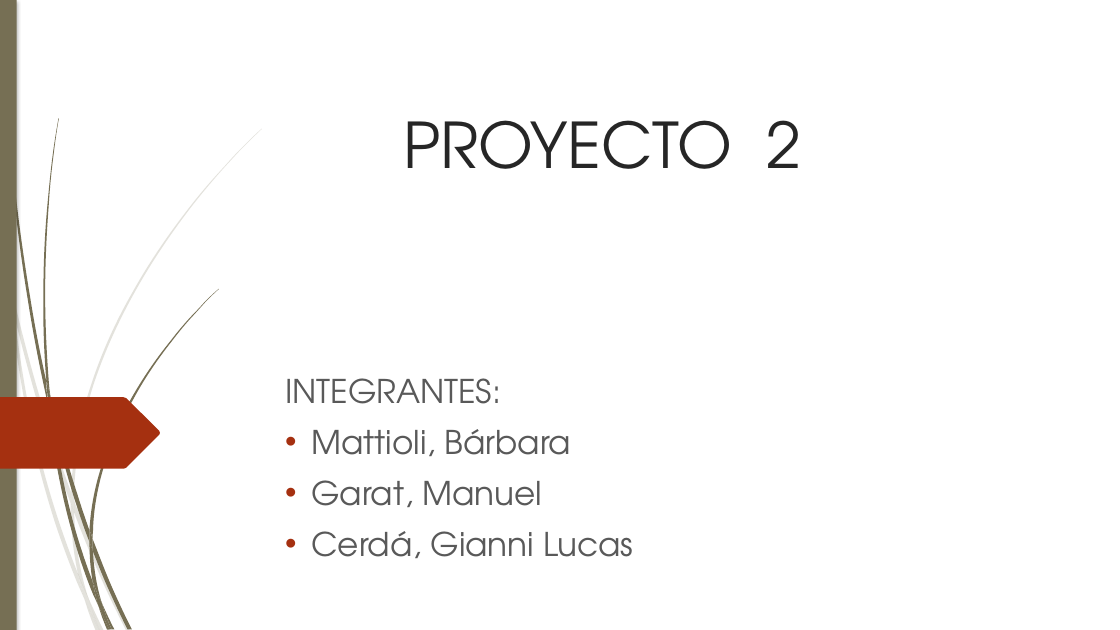
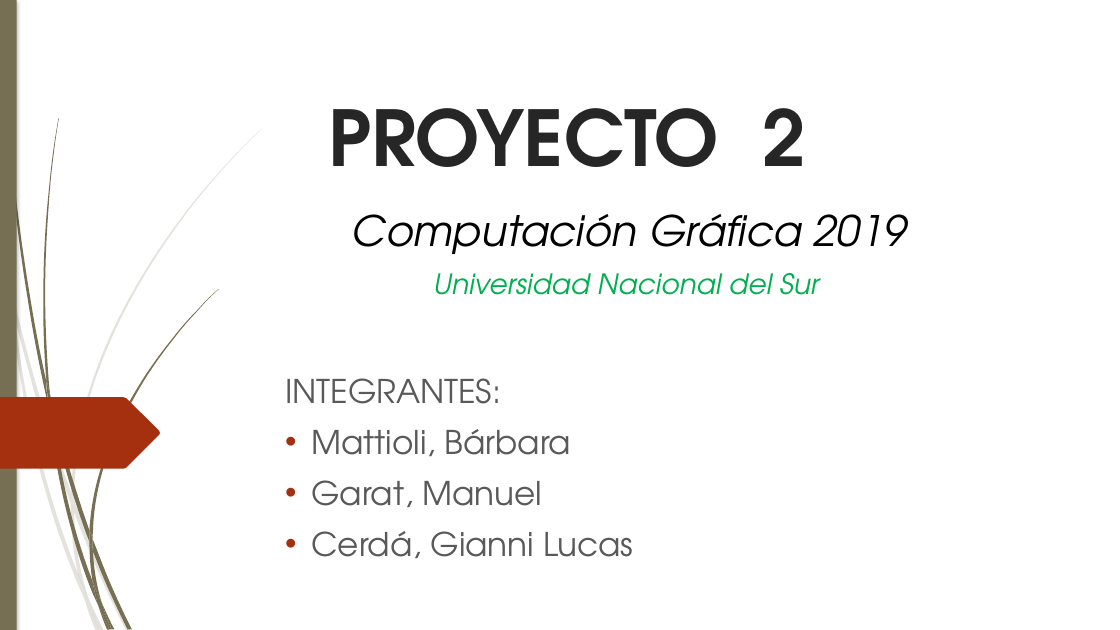
Before and after one commit to Barbmatt/Proyecto2, a slide deck: slide 1 of Presentación/Presentacion Proyecto 2 - editada.pptx. Drawn at 1120x630 pixels with LibreOffice and Linux fonts; fonts in the diff are those of the drawing. Boxes give left, top, right and bottom in pixels: in the first picture for what was removed or moved away, otherwise in the second. Text is boxed around its words. In the diff, an @@ line names an element or a change of style, - is before the commit and + after.

```diff
--- a/Presentación/Presentacion Proyecto 2 - editada.pptx
+++ b/Presentación/Presentacion Proyecto 2 - editada.pptx
@@ text "PROYECTO 2": place and size @@
-text "PROYECTO 2" at [403, 120, 802, 169]
+text "PROYECTO 2" at [328, 108, 806, 167]
@@ text "PROYECTO 2" at [328, 108, 806, 167]: size 54 to 66 pt, bold on @@
@@ text added at [352, 214, 907, 254], 36 pt, text #000000, italic @@
+Computación Gráfica 2019
@@ text added at [433, 273, 819, 295], 24 pt, text #00B050, italic @@
+Universidad Nacional del Sur
```
Also in this commit, not shown: 4 other slides changed, 6 slides added, 1 slide removed, 9 other files.
